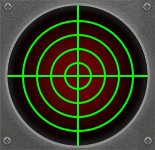
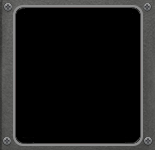
Layer changes from the first 155 x 150 image to the second:
removed layer "Radar" over [7,5,148,148]
removed layer "Housing" over [0,0,155,150]
added layer "Visible #1" above "Layer #1" over [0,0,155,150]
added layer "Layer #1" above "Layer" over [0,0,155,150]
added layer "Layer" over [0,0,155,150]
